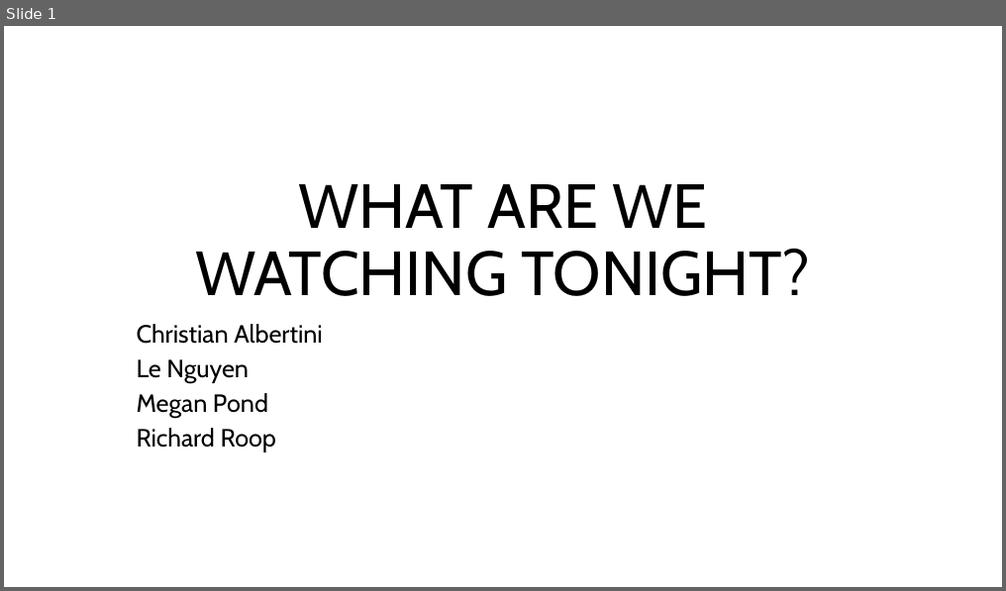
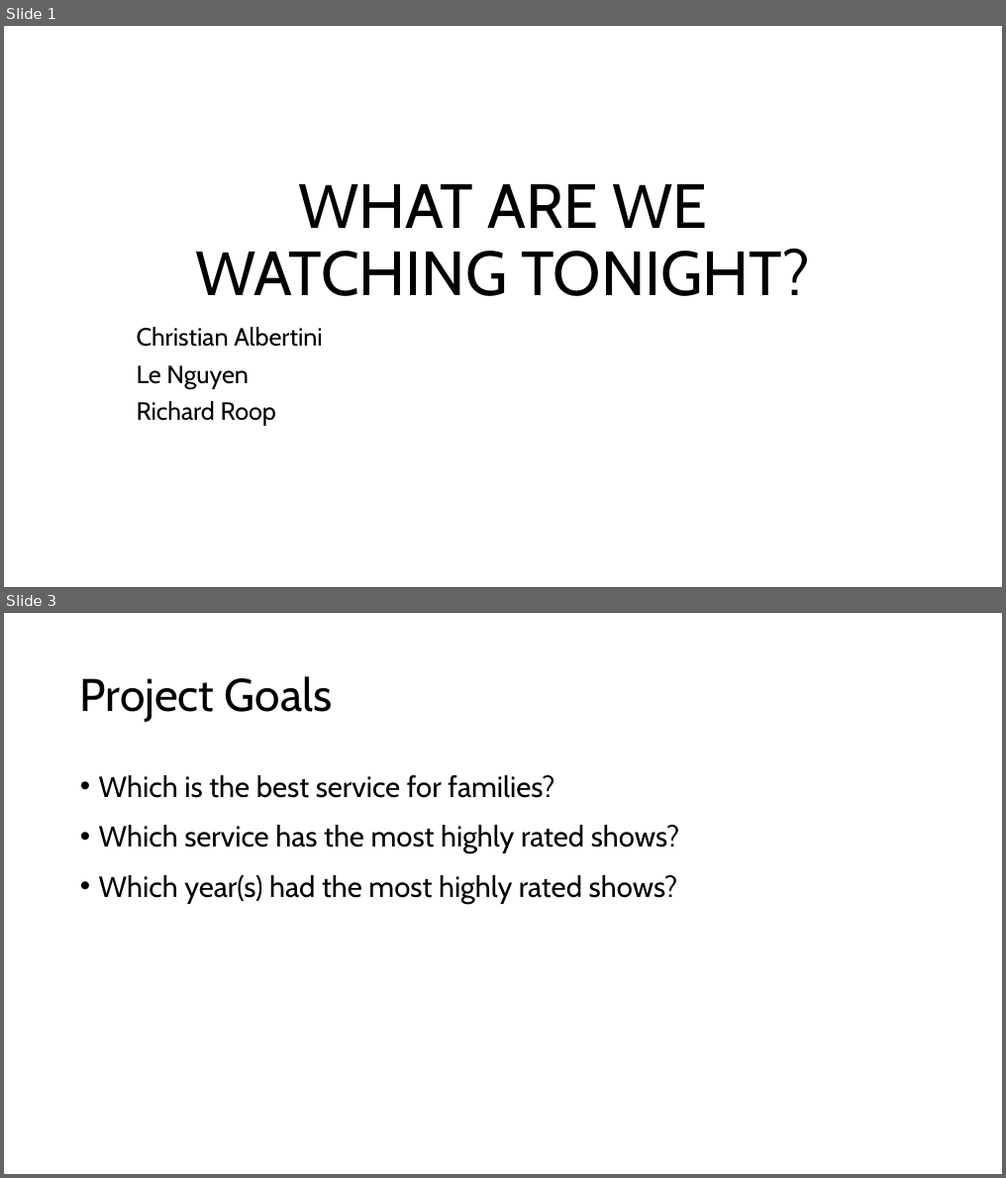
Before and after one commit to Christian-Albertini/UNC-Project-1, a slide deck: what_are_we_watching_tonight.pptx. Shown one above the other, each under a label of ours: slide 1 before the commit, slides 1 and 3 after it; the slides between them are not shown. The pictures are 1006x591 and 1006x1178 pixels, drawn with LibreOffice and Linux fonts; fonts in the diff are those of the drawing. Boxes give left, top, right and bottom in pixels: in the first picture for what was removed or moved away, otherwise in the second. Text is boxed around its words. In the diff, an @@ line names an element or a change of style, - is before the commit and + after.

```diff
--- a/what_are_we_watching_tonight.pptx
+++ b/what_are_we_watching_tonight.pptx
@@ slide 3 added at bbox=[4, 613, 1002, 1174], background #FFFFFF @@
@@ title added at bbox=[80, 676, 332, 722], 44 pt, text #000000 @@
+Project Goals
@@ text added at bbox=[99, 775, 680, 904], 28 pt, text #000000 @@
+• Which is the best service for families?
+• Which service has the most highly rated shows?
+• Which year(s) had the most highly rated shows?
@@ slide 1 changed as well @@
@@ subtitle "Christian Albertini" at bbox=[137, 327, 322, 426]: line spacing 0.8 to 0.9 @@
@@ subtitle at bbox=[137, 393, 268, 418]: paragraph removed @@
-Megan Pond
```
Also in this commit, not shown: 12 other slides added, 1 slide removed.
